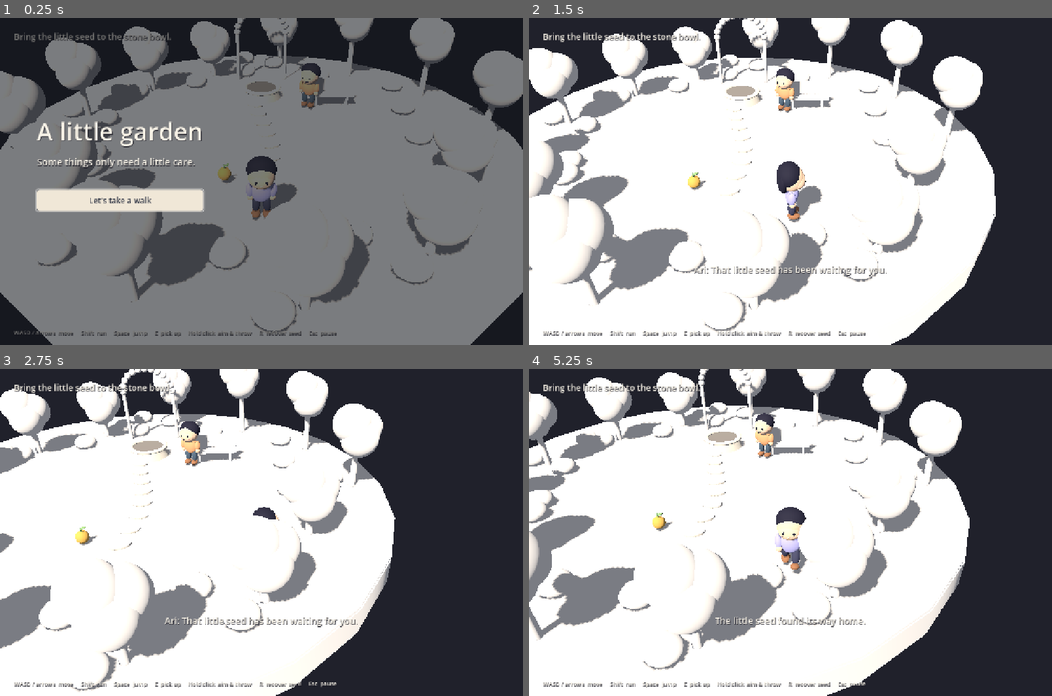
Above: before the commit, frames 1-4 (two rows, left to right).
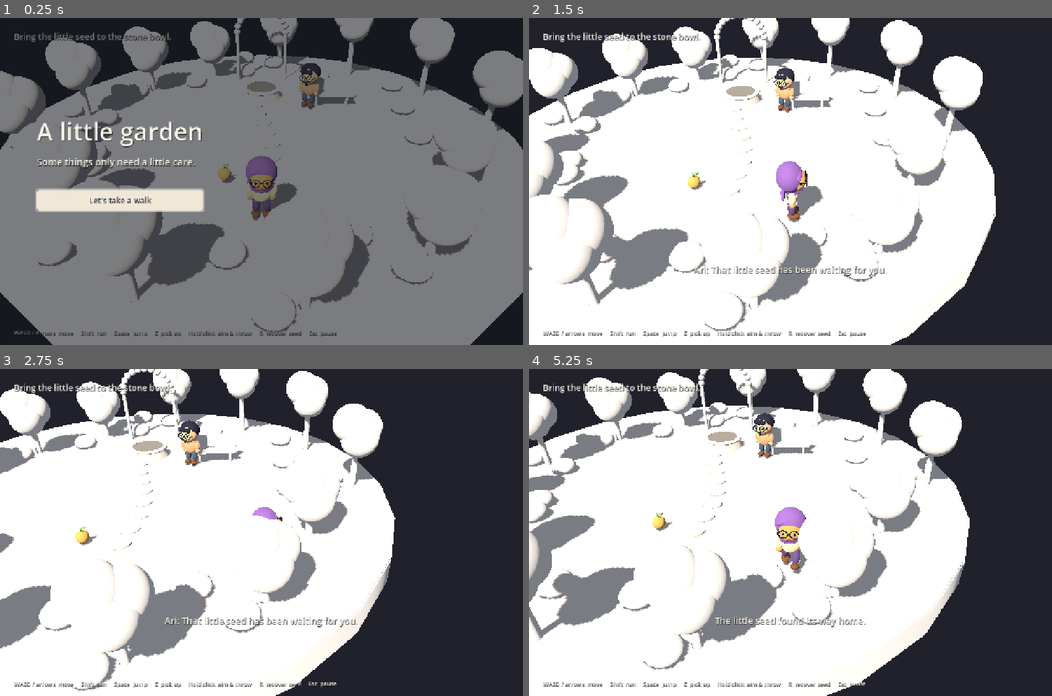
Above: after the commit, the same moments.

Repository: DancingPumpkin65/little-garden
Game: Godot game, scene res://main.tscn
Two runs of this game, one before a commit and one after it. Both use one fixed random seed, a clock stepped at 60 frames per second and the inputs below.
Inputs (mouse positions are in pixels of both pictures, inside the frame that each line leads up to):
- Up to frame 1 (0.25 s): no input
- Up to frame 2 (1.5 s): tap Enter at 0.5 s; move the mouse to (905, 165) at 0.52 s; hold D 0.53-1.25 s; tap E at 0.6 s; click (905, 165) at 0.67 s; tap Space at 0.77 s; drag from (685, 197) to (764, 246) at 1.27 s
- Up to frame 3 (2.75 s): move the mouse to (313, 460) at 2.02 s; hold D from 2.03 s (still down); hold Shift from 2.03 s (still down)
- Up to frame 4 (5.25 s): release D at 2.75 s; release Shift at 2.75 s; drag from (764, 597) to (633, 483) at 2.77 s; move the mouse to (947, 581) at 3.52 s; hold A 3.53-4.25 s; tap R at 3.6 s; tap Space at 3.77 s; drag from (633, 483) to (712, 450) at 4.27 s; move the mouse to (816, 532) at 5.02 s; hold S from 5.03 s (still down); tap E at 5.1 s; click (816, 532) at 5.17 s

The runs differ from the first frame. In frame 1, 0.7% of the frame differs, in the area x 47-62%, y 15-57%; in frame 2, 0.8%; in frame 3, 0.3%; in frame 4, 0.9%, in the area x 42-53%, y 13-62%.

Commit message:
Match the player to the hijab mascot and add companion glasses and facial hair

Diff:
--- a/scripts/character.gd
+++ b/scripts/character.gd
@@ -23,27 +23,37 @@
 	collision.position.y = 0.9
 	add_child(collision)
 	add_child(visual)
-	var skin := Shapes.material(Color("f3cfaf"))
+	var skin := Shapes.material(Color("e9b98e") if npc else Color("efa95f"))
 	var ink := Shapes.material(Color("29293a"))
-	var coat := Shapes.material(Color("efad7c") if npc else Color("b6b3e6"))
-	var trouser := Shapes.material(Color("506273") if npc else Color("42445c"))
-	var boots := Shapes.material(Color("a67454"))
+	var coat := Shapes.material(Color("efad7c") if npc else Color("f2dfb8"))
+	var trouser := Shapes.material(Color("506273") if npc else Color("655080"))
+	var boots := Shapes.material(Color("815438"))
 	Shapes.sphere(visual, Vector3(0, 1.02, 0), Vector3(0.74, 0.85, 0.49), coat)
 	visual.add_child(head)
 	head.position.y = 1.67
-	Shapes.sphere(head, Vector3.ZERO, Vector3(0.91, 0.94, 0.83), skin)
-	Shapes.sphere(head, Vector3(0, 0.14, -0.09), Vector3(1.0, 0.86, 0.85), ink)
-	# The face looks along +Z. The hair cap leaves the lower face visible.
-	Shapes.sphere(head, Vector3(0, -0.09, 0.17), Vector3(0.77, 0.63, 0.62), skin)
+	# Fixed head geometry keeps the same proportions through every animation.
+	if npc:
+		Shapes.sphere(head, Vector3.ZERO, Vector3(0.91, 0.94, 0.83), skin)
+		Shapes.sphere(head, Vector3(0, 0.15, -0.1), Vector3(1.0, 0.84, 0.84), ink)
+		Shapes.sphere(head, Vector3(0, -0.09, 0.17), Vector3(0.77, 0.63, 0.62), skin)
+		for i in range(3):
+			var fringe := Shapes.sphere(head, Vector3(-0.24 + i * 0.18, 0.23, 0.31), Vector3(0.29, 0.25, 0.24), ink)
+			fringe.rotation.z = -0.3
+	else:
+		build_hijab()
+		Shapes.sphere(head, Vector3(0, -0.065, 0.17), Vector3(0.77, 0.76, 0.64), skin)
 	for side in [-1.0, 1.0]:
-		Shapes.sphere(head, Vector3(side * 0.17, -0.03, 0.448), Vector3(0.075, 0.105, 0.04), ink)
-		Shapes.sphere(head, Vector3(side * 0.24, -0.13, 0.434), Vector3(0.12, 0.055, 0.025), Shapes.material(Color("eab3a3")))
-	Shapes.sphere(head, Vector3(0, -0.15, 0.47), Vector3(0.085, 0.07, 0.08), skin)
-	Shapes.sphere(head, Vector3(0, -0.23, 0.439), Vector3(0.09, 0.025, 0.02), ink)
-	if not npc:
-		Shapes.sphere(head, Vector3(0, -0.03, -0.29), Vector3(0.94, 1.03, 0.42), ink)
-	else:
-		Shapes.sphere(head, Vector3(0, -0.2, 0.46), Vector3(0.23, 0.045, 0.035), ink)
+		Shapes.sphere(head, Vector3(side * 0.18, -0.02, 0.477), Vector3(0.08, 0.11, 0.035), ink)
+		Shapes.sphere(head, Vector3(side * 0.25, -0.15, 0.44), Vector3(0.1, 0.045, 0.025), Shapes.material(Color("e59c7d")))
+	Shapes.sphere(head, Vector3(0, -0.13, 0.49), Vector3(0.09, 0.075, 0.08), skin)
+	Shapes.sphere(head, Vector3(0, -0.24, 0.455), Vector3(0.09, 0.025, 0.025), Shapes.material(Color("a75f4f")))
+	build_glasses(ink)
+	if npc:
+		for side in [-1.0, 1.0]:
+			var moustache := Shapes.sphere(head, Vector3(side * 0.075, -0.205, 0.491), Vector3(0.19, 0.075, 0.075), ink)
+			moustache.rotation.z = side * 0.2
+		# A small goatee beneath the mouth, separate from the mustache.
+		Shapes.sphere(head, Vector3(0, -0.32, 0.432), Vector3(0.15, 0.16, 0.065), ink)
 	for pair in [[left_arm, -1.0], [right_arm, 1.0]]:
 		var arm: Node3D = pair[0]
 		var side: float = pair[1]
@@ -58,6 +68,35 @@
 		leg.position = Vector3(side * 0.19, 0.72, 0)
 		Shapes.sphere(leg, Vector3(0, -0.23, 0), Vector3(0.29, 0.62, 0.29), trouser)
 		Shapes.sphere(leg, Vector3(0, -0.58, 0.07), Vector3(0.31, 0.23, 0.44), boots)
+
+func build_glasses(frame_material: Material) -> void:
+	for side in [-1.0, 1.0]:
+		var rim := TorusMesh.new()
+		rim.inner_radius = 0.125
+		rim.outer_radius = 0.16
+		rim.rings = 32
+		rim.ring_segments = 12
+		var lens := Shapes.mesh(head, rim, Vector3(side * 0.18, -0.02, 0.5), frame_material)
+		lens.rotation.x = PI / 2
+		lens.cast_shadow = GeometryInstance3D.SHADOW_CASTING_SETTING_OFF
+		Shapes.box(head, Vector3(side * 0.35, -0.01, 0.36), Vector3(0.035, 0.035, 0.3), frame_material).cast_shadow = GeometryInstance3D.SHADOW_CASTING_SETTING_OFF
+	Shapes.box(head, Vector3(0, 0.0, 0.505), Vector3(0.1, 0.035, 0.035), frame_material).cast_shadow = GeometryInstance3D.SHADOW_CASTING_SETTING_OFF
+
+func build_hijab() -> void:
+	var cloth := Shapes.material(Color("9166b1"))
+	var folds := Shapes.material(Color("7f569e"))
+	Shapes.sphere(head, Vector3(0, 0.05, -0.08), Vector3(1.04, 1.07, 0.94), cloth)
+	# One continuous hood silhouette, with a diagonal fold above the forehead.
+	var fold := Shapes.sphere(head, Vector3(-0.18, 0.28, 0.2), Vector3(0.6, 0.19, 0.27), cloth)
+	fold.rotation.z = 0.38
+	var collar := TorusMesh.new()
+	collar.inner_radius = 0.18
+	collar.outer_radius = 0.37
+	collar.rings = 32
+	collar.ring_segments = 12
+	Shapes.mesh(head, collar, Vector3(0, -0.43, 0.02), folds, Vector3(1, 0.72, 1))
+	var tail := Shapes.sphere(head, Vector3(-0.31, -0.42, -0.31), Vector3(0.3, 0.53, 0.16), cloth)
+	tail.rotation.z = -0.4
 
 func _physics_process(delta: float) -> void:
 	if npc:
--- a/scripts/game.gd
+++ b/scripts/game.gd
@@ -82,6 +82,13 @@
 		aim_dots.append(dot)
 	if testing or not screenshot_mode.is_empty():
 		if screenshot_mode != "title": start()
+		if screenshot_mode == "characters":
+			player.position = Vector3(-0.8, 0.05, 2.0)
+			friend.position = Vector3(0.8, 0.05, 2.0)
+			friend.rotation.y = 0
+			hud.objective.text = ""
+			hud.speech("")
+			ball.hide()
 		if screenshot_mode == "garden":
 			stage = Stage.GARDEN
 			bloom = 1.0
@@ -244,6 +251,9 @@
 	var offset := Vector3(0, 8.5, 12.5).rotated(Vector3.UP, yaw)
 	camera.position = camera.position.lerp(focus + offset, 1.0 - exp(-delta * 4))
 	camera.look_at(focus)
+	if screenshot_mode == "characters":
+		camera.position = Vector3(0, 2.6, 6.8)
+		camera.look_at(Vector3(0, 1.2, 2))
 	update_hud()
 	update_aim()
 	if testing: self_test()
